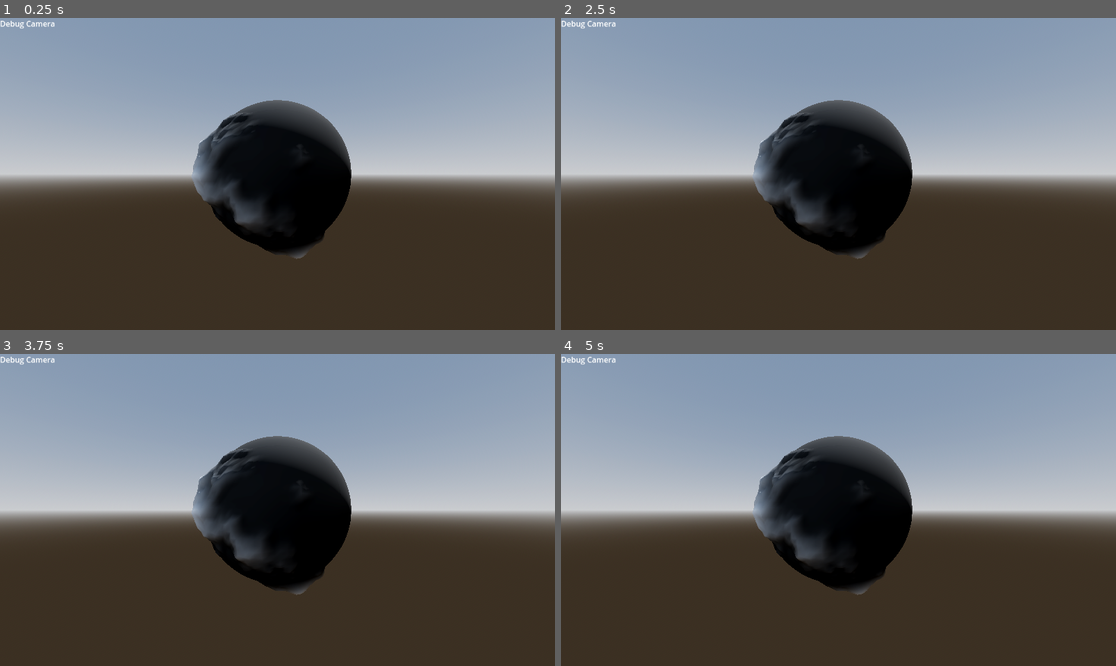
Above: before the commit, frames 1-4 (two rows, left to right).
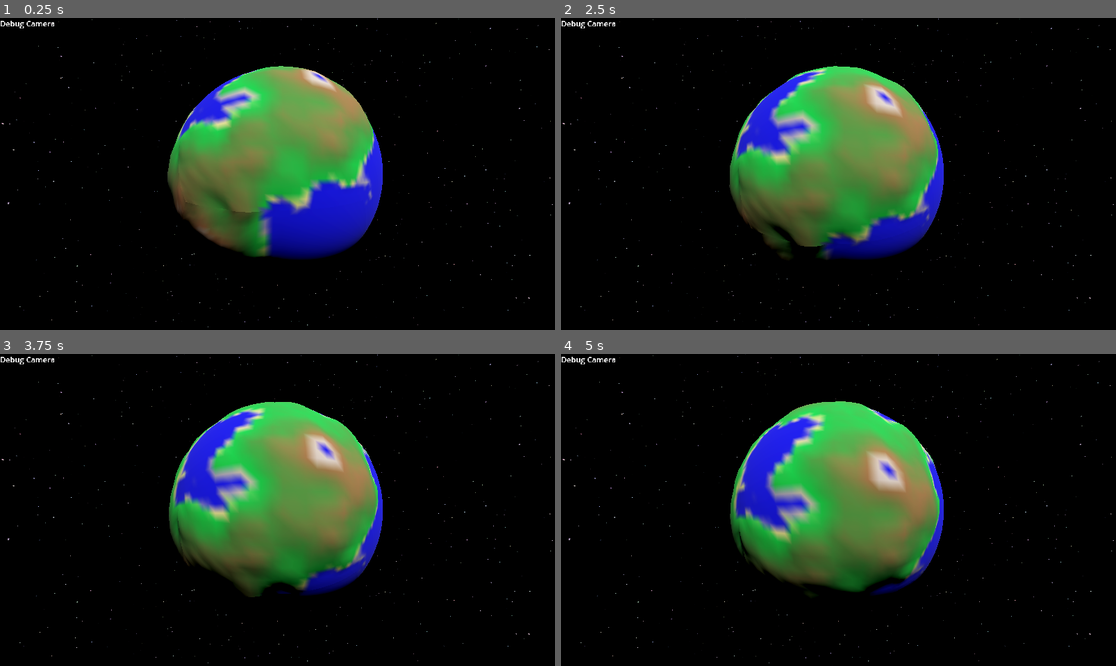
Above: after the commit, the same moments.

Repository: estr4/proc-planet
Game: Godot game, scene res://Common/main.tscn
Same seed, same stepped clock (60 frames per second), same inputs: the game is played once before the commit and once after it.
Inputs (mouse positions are in pixels of both pictures, inside the frame that each line leads up to):
- Up to frame 1 (0.25 s): no input
- Up to frame 2 (2.5 s): move the mouse to (960, 158) at 0.52 s; click (960, 158) at 0.67 s; move the mouse to (727, 189) at 1.27 s; click (727, 189) at 1.42 s; move the mouse to (894, 105) at 2.02 s; click (894, 105) at 2.17 s
- Up to frame 3 (3.75 s): move the mouse to (249, 572) at 2.77 s; click (249, 572) at 2.92 s; move the mouse to (444, 556) at 3.52 s; click (444, 556) at 3.67 s
- Up to frame 4 (5 s): move the mouse to (672, 463) at 4.27 s; click (672, 463) at 4.42 s

The runs differ from the first frame. In frame 1, 99% of the frame differs, in the area x 0-100%, y 0-100%; in frame 2, 99%; in frame 3, 99%; in frame 4, 100%.

Commit message:
add sky and colors for planet

Diff:
--- a/Common/main.tscn
+++ b/Common/main.tscn
@@ -1,88 +1,111 @@
-[gd_scene load_steps=17 format=3 uid="uid://p1mvf2vcf785"]
+[gd_scene load_steps=20 format=3 uid="uid://p1mvf2vcf785"]
 
 [ext_resource type="Script" uid="uid://ci7g434dq7wni" path="res://Common/main.gd" id="1_af62b"]
+[ext_resource type="Shader" uid="uid://b7qow6je42i1d" path="res://Sky/sky.gdshader" id="2_xbodk"]
 [ext_resource type="PackedScene" uid="uid://n2manboy15bk" path="res://Camera/free_cam.tscn" id="3_i206d"]
-[ext_resource type="Script" uid="uid://3c6qv2nfuygg" path="res://Planet/planet.gd" id="3_qqq7b"]
-[ext_resource type="Shader" uid="uid://bscm0jgb1g3tt" path="res://Planet/planet.gdshader" id="4_xbodk"]
-[ext_resource type="Script" uid="uid://cqc1rubm17xos" path="res://Planet/noise_layer.gd" id="5_wfmam"]
-[ext_resource type="Script" uid="uid://dwmmd0s516xtv" path="res://Planet/shape_settings.gd" id="6_i8a1s"]
+[ext_resource type="Script" uid="uid://3c6qv2nfuygg" path="res://Planet/planet.gd" id="4_xbodk"]
+[ext_resource type="Shader" uid="uid://bscm0jgb1g3tt" path="res://Planet/planet.gdshader" id="5_wfmam"]
+[ext_resource type="Script" uid="uid://cqc1rubm17xos" path="res://Planet/noise_layer.gd" id="6_i8a1s"]
+[ext_resource type="Script" uid="uid://dwmmd0s516xtv" path="res://Planet/shape_settings.gd" id="7_3x2pr"]
 
-[sub_resource type="ProceduralSkyMaterial" id="ProceduralSkyMaterial_mf43n"]
-sky_horizon_color = Color(0.662243, 0.671743, 0.686743, 1)
-ground_horizon_color = Color(0.662243, 0.671743, 0.686743, 1)
+[sub_resource type="FastNoiseLite" id="FastNoiseLite_xbodk"]
+noise_type = 2
+seed = -203495542
+frequency = 0.02
+domain_warp_enabled = true
+domain_warp_type = 1
+domain_warp_fractal_octaves = 3
 
-[sub_resource type="Sky" id="Sky_i206d"]
-sky_material = SubResource("ProceduralSkyMaterial_mf43n")
+[sub_resource type="NoiseTexture3D" id="NoiseTexture3D_wfmam"]
+width = 128
+height = 128
+depth = 128
+seamless = true
+noise = SubResource("FastNoiseLite_xbodk")
 
-[sub_resource type="Environment" id="Environment_0285w"]
+[sub_resource type="ShaderMaterial" id="ShaderMaterial_wfmam"]
+shader = ExtResource("2_xbodk")
+shader_parameter/noise = SubResource("NoiseTexture3D_wfmam")
+shader_parameter/star_base_color = Color(0.95, 0.95, 1, 1)
+shader_parameter/star_hue_offset = 0.8
+shader_parameter/star_intensity = 0.066
+shader_parameter/layer_scale = 24.0
+shader_parameter/layer_scale_step = 10.0
+shader_parameter/layers_count = 3
+
+[sub_resource type="Sky" id="Sky_i8a1s"]
+sky_material = SubResource("ShaderMaterial_wfmam")
+
+[sub_resource type="Environment" id="Environment_3x2pr"]
 background_mode = 2
-sky = SubResource("Sky_i206d")
+sky = SubResource("Sky_i8a1s")
 tonemap_mode = 2
 glow_enabled = true
 
-[sub_resource type="ShaderMaterial" id="ShaderMaterial_3x2pr"]
+[sub_resource type="ShaderMaterial" id="ShaderMaterial_xbodk"]
 render_priority = 0
-shader = ExtResource("4_xbodk")
+shader = ExtResource("5_wfmam")
 
-[sub_resource type="GDScript" id="GDScript_34hby"]
+[sub_resource type="GDScript" id="GDScript_wfmam"]
 
-[sub_resource type="Resource" id="Resource_40tq0"]
-script = SubResource("GDScript_34hby")
+[sub_resource type="Resource" id="Resource_i8a1s"]
+script = SubResource("GDScript_wfmam")
 hot_reloading = true
-resolution = 120
-material = SubResource("ShaderMaterial_3x2pr")
+material = SubResource("ShaderMaterial_xbodk")
 
-[sub_resource type="FastNoiseLite" id="FastNoiseLite_ci2lm"]
+[sub_resource type="FastNoiseLite" id="FastNoiseLite_3x2pr"]
 noise_type = 0
-seed = 205480540
+seed = -1551612448
 frequency = 0.025
-script = ExtResource("5_wfmam")
+script = ExtResource("6_i8a1s")
 roughness = 25.0
 amplitude = 1.0
 use_first_layer_mask = false
 enabled = true
 
-[sub_resource type="FastNoiseLite" id="FastNoiseLite_6wdal"]
+[sub_resource type="FastNoiseLite" id="FastNoiseLite_34hby"]
 noise_type = 0
-seed = -322402437
+seed = -946402050
 frequency = 0.025
-script = ExtResource("5_wfmam")
+script = ExtResource("6_i8a1s")
 roughness = 25.0
 amplitude = 1.0
 use_first_layer_mask = false
 enabled = true
 
-[sub_resource type="FastNoiseLite" id="FastNoiseLite_s0mjk"]
+[sub_resource type="FastNoiseLite" id="FastNoiseLite_40tq0"]
 noise_type = 0
-seed = 705066544
+seed = 1413549100
 frequency = 0.025
-script = ExtResource("5_wfmam")
+script = ExtResource("6_i8a1s")
 roughness = 25.0
 amplitude = 1.0
 use_first_layer_mask = false
 enabled = true
 
-[sub_resource type="Resource" id="Resource_n5iy0"]
-script = ExtResource("6_i8a1s")
-layers = Array[ExtResource("5_wfmam")]([SubResource("FastNoiseLite_ci2lm"), SubResource("FastNoiseLite_6wdal"), SubResource("FastNoiseLite_s0mjk")])
+[sub_resource type="Resource" id="Resource_ci2lm"]
+script = ExtResource("7_3x2pr")
+layers = Array[ExtResource("6_i8a1s")]([SubResource("FastNoiseLite_3x2pr"), SubResource("FastNoiseLite_34hby"), SubResource("FastNoiseLite_40tq0")])
 planet_radius = 2.0
-sea_level = 1.56
+sea_level = 2.225
+resolution = 32
 
 [node name="Main" type="Node3D"]
 script = ExtResource("1_af62b")
 
 [node name="WorldEnvironment" type="WorldEnvironment" parent="."]
-environment = SubResource("Environment_0285w")
+environment = SubResource("Environment_3x2pr")
 
 [node name="DirectionalLight3D" type="DirectionalLight3D" parent="."]
-transform = Transform3D(-0.866025, -0.433013, 0.25, 0, 0.5, 0.866025, -0.5, 0.75, -0.433013, 0, 4, 0)
+transform = Transform3D(-0.866025, -0.433013, 0.25, 0.435182, -0.40657, 0.803317, -0.246204, 0.804488, 0.540538, 0, 4, 0)
 shadow_enabled = true
 
 [node name="Camera3D" parent="." instance=ExtResource("3_i206d")]
-transform = Transform3D(1, 0, 0, 0, 1, 0, 0, 0, 1, 0, 0, 15)
+transform = Transform3D(1, 0, 0, 0, 1, 0, 0, 0, 1, 0, 0, 14)
 
 [node name="Planet" type="Node3D" parent="."]
-script = ExtResource("3_qqq7b")
-planet_settings = SubResource("Resource_40tq0")
-shape_settings = SubResource("Resource_n5iy0")
+transform = Transform3D(1, 0, 0, 0, -0.559898, 0.828561, 0, -0.828561, -0.559898, 0, 0, 0)
+script = ExtResource("4_xbodk")
+planet_settings = SubResource("Resource_i8a1s")
+shape_settings = SubResource("Resource_ci2lm")
 metadata/_custom_type_script = "uid://3c6qv2nfuygg"
--- a/Planet/noise_layer.gd
+++ b/Planet/noise_layer.gd
@@ -26,5 +26,5 @@
 	if not enabled:
 		return 0.0
 
-	var v := (get_noise_3dv(point * roughness + offset) + 1.0) * 0.5
+	var v := (get_noise_3dv(point * roughness + offset) + 5.0) * 0.15
 	return v * amplitude
--- a/Planet/planet.gd
+++ b/Planet/planet.gd
@@ -4,7 +4,20 @@
 @export var planet_settings := PlanetSettings.new()
 @export var shape_settings := ShapeSettings.new()
 
+
+@export_tool_button("ElevationMinMax") var action = get_min_max
+
+var mi = shape_settings.elevation_min_max.minimum
+var ma = shape_settings.elevation_min_max.maximum
+
+func get_min_max() -> void:
+	print("min: ", mi)
+	print("max: ", ma)
+
 var terrain_faces: Array[TerrainFace]
+
+func _process(delta: float) -> void:
+	rotation.x += delta * PI / 30.0
 
 func _ready() -> void:
 	connect_signals()
@@ -20,7 +33,9 @@
 func _on_changed() -> void:
 	shape_settings.elevation_min_max = MinMax.new()
 	generate_mesh()
-	RenderingServer.global_shader_parameter_set("elevation_min_max", Vector2(shape_settings.elevation_min_max.minimum, shape_settings.elevation_min_max.maximum))
+	mi = shape_settings.elevation_min_max.minimum
+	ma = shape_settings.elevation_min_max.maximum
+	RenderingServer.global_shader_parameter_set("elevation_min_max", Vector2(mi, ma))
 
 func initialise_mesh() -> void:
 	var directions := [ Vector3.DOWN, Vector3.UP, Vector3.LEFT, Vector3.RIGHT, Vector3.FORWARD, Vector3.BACK ]
@@ -33,7 +48,7 @@
 
 func generate_mesh() -> void:
 	for face in terrain_faces:
-		face.construct_mesh(planet_settings.resolution)
+		face.construct_mesh()
 
 # Ugly asf but godot doesnt have a better option yet https://github.com/godotengine/godot-proposals/issues/10720
 class PlanetSettings extends Resource:
@@ -42,9 +57,4 @@
 			hot_reloading = new
 			emit_changed()
 
-	@export var resolution := 32:
-		set(new):
-			resolution = new
-			emit_changed()
-
 	@export var material = ShaderMaterial.new()
--- a/Planet/planet.gdshader
+++ b/Planet/planet.gdshader
@@ -1,6 +1,11 @@
 shader_type spatial;
 
+global uniform sampler2D gradient;
 global uniform vec2 elevation_min_max;
+
+vec4 get_gradient_color(float position) {
+    return texture(gradient, vec2(position + 0.005, 0.5));
+}
 
 varying vec3 height_gradient;
 
@@ -9,10 +14,12 @@
 }
 
 void vertex() {
-	float t = length(VERTEX.rgb);
-	float minimum = elevation_min_max.r;
-	float maximum = elevation_min_max.g + 0.0001;
-	height_gradient = vec3(inverse_lerp(minimum, maximum, t));
+	float t = length(VERTEX.xyz);
+	float minimum = elevation_min_max.x;
+	float maximum = elevation_min_max.y + 0.00001;
+	float index = inverse_lerp(minimum, maximum, t) * 256.0;
+	vec4 color = get_gradient_color(inverse_lerp(minimum, maximum, t));
+	height_gradient = color.rgb;
 }
 
 void fragment() {
--- /dev/null
+++ b/Planet/planet_gradient_texture.tres
@@ -0,0 +1,9 @@
+[gd_resource type="GradientTexture1D" load_steps=2 format=3 uid="uid://16bqber8qkrs"]
+
+[sub_resource type="Gradient" id="Gradient_fpjb5"]
+offsets = PackedFloat32Array(0, 0.075, 0.13, 0.475806, 0.846774, 1)
+colors = PackedColorArray(0, 0, 1, 1, 0.979304, 0.944105, 0.539293, 1, 0.054902, 0.839216, 0.27451, 1, 0.303854, 0.55373, 0.239717, 1, 0.620494, 0.418113, 0.267044, 1, 1, 1, 1, 1)
+
+[resource]
+gradient = SubResource("Gradient_fpjb5")
+width = 512
--- a/Planet/shape_settings.gd
+++ b/Planet/shape_settings.gd
@@ -11,6 +11,12 @@
 	set(new):
 		sea_level = new
 		emit_changed()
+
+@export var resolution := 32:
+	set(new):
+		resolution = new
+		emit_changed()
+
 
 var elevation_min_max: MinMax
 
--- a/Planet/terrain_face.gd
+++ b/Planet/terrain_face.gd
@@ -14,7 +14,8 @@
 	axis_a = Vector3(local_up.y, local_up.z, local_up.x)
 	axis_b = axis_a.cross(local_up)
 
-func construct_mesh(resolution: int) -> void:
+func construct_mesh() -> void:
+	var resolution = shape_settings.resolution
 	var st = SurfaceTool.new()
 	st.begin(Mesh.PRIMITIVE_TRIANGLES)
 
--- /dev/null
+++ b/Sky/sky.gdshader
@@ -0,0 +1,94 @@
+shader_type sky;
+group_uniforms background;
+uniform sampler3D noise;
+
+group_uniforms stars;
+uniform vec3 star_base_color: source_color = vec3(0.95, 1.0, 0.9);
+uniform float star_hue_offset: hint_range(0., 1.) = 0.8;
+uniform float star_intensity: hint_range(0., 0.2) = 0.066;
+
+group_uniforms layers;
+uniform float layer_scale: hint_range(0., 60.) = 20.;
+uniform float layer_scale_step: hint_range(0., 40.) = 10.;
+uniform int layers_count: hint_range(0, 12) = 3;
+
+
+vec3 hue(vec3 input, float offset, int range_index) {
+	vec4 k = vec4(0., -1./3., 2./3., -1.);
+	vec4 p = mix(vec4(input.bg, k.wz), vec4(input.gb, k.xy), step(input.b, input.g));
+	vec4 q = mix(vec4(p.xyw, input.r), vec4(input.r, p.yzx), step(p.x, input.r));
+	float d = q.x - min(q.w, q.y);
+	float e = 1.e-10;
+	vec3 hsv = vec3(abs(q.z + (q.w - q.y) / (6. * d + e)), d / (q.x + e), q.x);
+
+	offset = (range_index == 0) ? offset / 360. : offset;
+	float hue = hsv.x + offset;
+	if (hue < 0.) {
+		hsv.x = hue + 1.;
+	} else if (hue > 1.) {
+		hsv.x = hue - 1.;
+	} else {
+		hsv.x = hue;
+	}
+
+	vec4 k2 = vec4(1., 2./3., 1./3., 3.);
+	vec3 p2 = abs(fract(hsv.xxx + k2.xyz) * 6. - k2.www);
+	vec3 rgb = hsv.z * mix(k2.xxx, clamp(p2 - k2.xxx, 0., 1.), hsv.y);
+	return rgb;
+}
+
+vec3 hash(vec3 x) {
+	x = vec3(dot(x, vec3(127.1,311.7, 74.7)),
+			 dot(x, vec3(269.5,183.3,246.1)),
+			 dot(x, vec3(113.5,271.9,124.6)));
+	return fract(sin(x) * 43758.5453123);
+}
+
+float random (vec2 uv) {
+    return fract(sin(dot(uv.xy,
+        vec2(12.9898,78.233))) * 43758.5453123);
+}
+
+
+vec2 voronoi(in vec3 x){
+	vec3 p = floor(x);
+	vec3 f = fract(x);
+
+	float res = 100.;
+	float id = 0.;
+
+	for (float k = -1.; k <= 1.; k += 1.) {
+		for (float j = -1.; j <= 1.; j += 1.) {
+			for (float i = -1.; i <= 1.; i += 1.) {
+				vec3 b = vec3(i, j, k);
+				vec3 r = vec3(b) - f + hash(p + b);
+				float d = dot(r, r);
+				if (d < res) {
+					res = d;
+					id = dot(p + b, vec3(0., 57., 113.));
+				}
+		    }
+		}
+	}
+
+	return vec2(sqrt(res), id);
+}
+
+void sky() {
+	vec3 background =  vec3(0.6) - texture(noise, EYEDIR.xyz).rgb;
+	background *= 0.01;
+	background += vec3(0.05, random(EYEDIR.xz) * 0.2, 0.5) * 0.005;
+	COLOR = background;
+
+	for (int i = 0; i < layers_count; i++) {
+		vec3 pos = EYEDIR * (layer_scale + float(i) * layer_scale_step);
+		vec2 layer = voronoi(pos);
+
+		vec3 rand = hash(vec3(layer.y)) * 0.33;
+		float star = smoothstep(star_intensity, 0., layer.x);
+
+		vec3 star_color = star * (star_base_color - rand);
+
+		COLOR += star_color;
+	}
+}
--- a/project.godot
+++ b/project.godot
@@ -18,6 +18,10 @@
 [autoload]
 
 Globals="*res://Common/globals.gd"
+
+[display]
+
+window/size/mode=3
 
 [dotnet]
 
@@ -61,9 +65,17 @@
 ]
 }
 
+[rendering]
+
+textures/canvas_textures/default_texture_filter=0
+
 [shader_globals]
 
 elevation_min_max={
 "type": "vec2",
 "value": Vector2(0, 0)
 }
+gradient={
+"type": "sampler2D",
+"value": "res://Planet/planet_gradient_texture.tres"
+}
Not shown, added: Sky/sky.gdshader.uid
